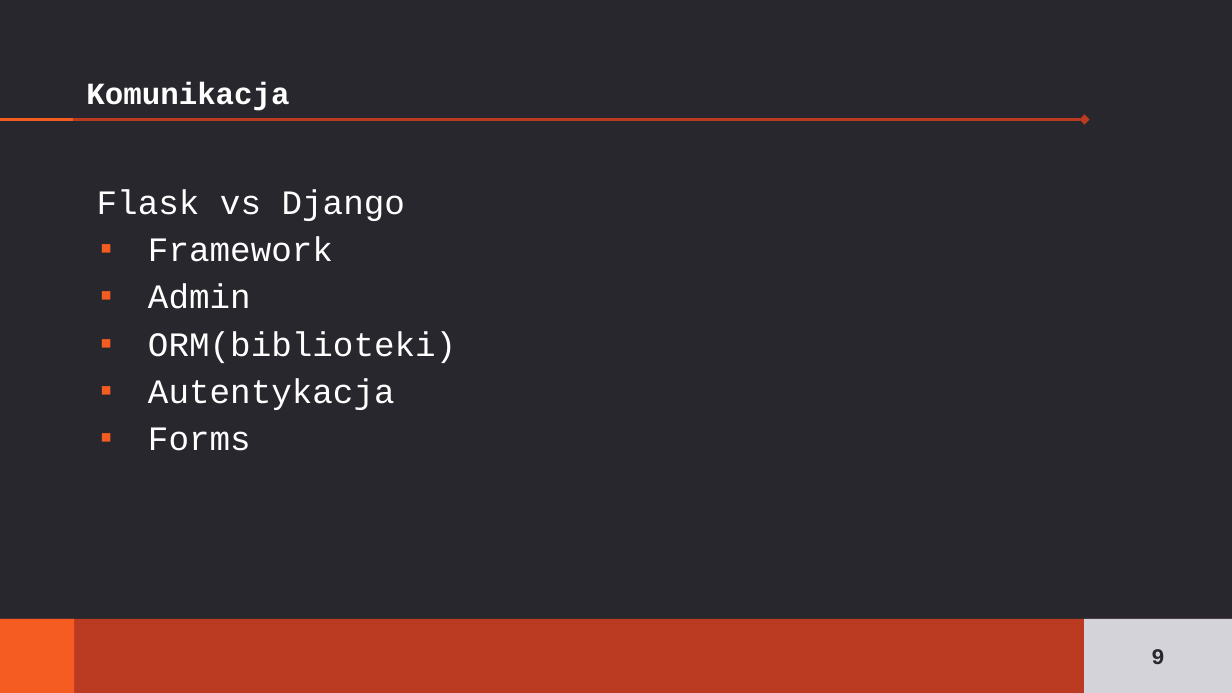
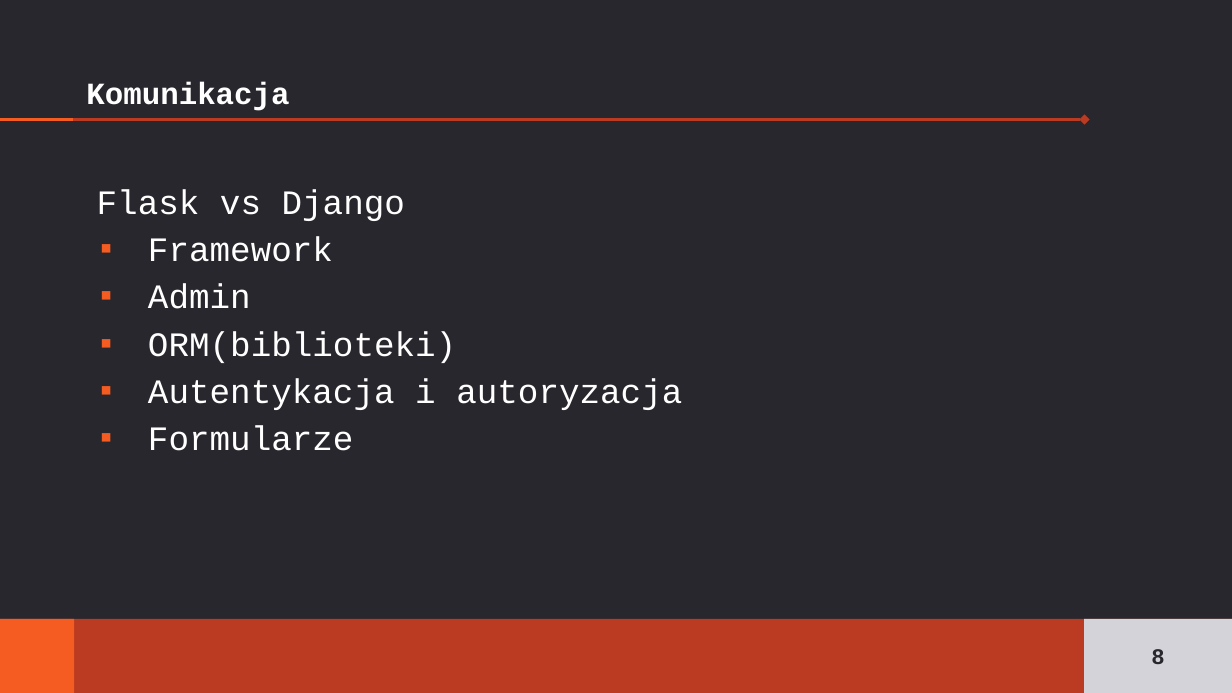
Before and after one commit to zelechowskij/JPWP-odpowiedzi, a slide deck: slide 8 of Zelechowksi_Aledroggo.pptx (slide 9 before the commit). Drawn at 1232x693 pixels with LibreOffice and Linux fonts; fonts in the diff are those of the drawing. Boxes give left, top, right and bottom in pixels: in the first picture for what was removed or moved away, otherwise in the second. Text is boxed around its words. In the diff, an @@ line names an element or a change of style, - is before the commit and + after.

```diff
--- a/Zelechowksi_Aledroggo.pptx
+++ b/Zelechowksi_Aledroggo.pptx
@@ text at box(148, 378, 682, 451): text changed @@
-▪ Autentykacja
-▪ Forms
+▪ Autentykacja i autoryzacja
+▪ Formularze
@@ page number at box(1151, 649, 1164, 664): text changed @@
-9
+8
```
Also in this commit, not shown: 10 other slides changed, 3 slides added, 1 slide removed.
